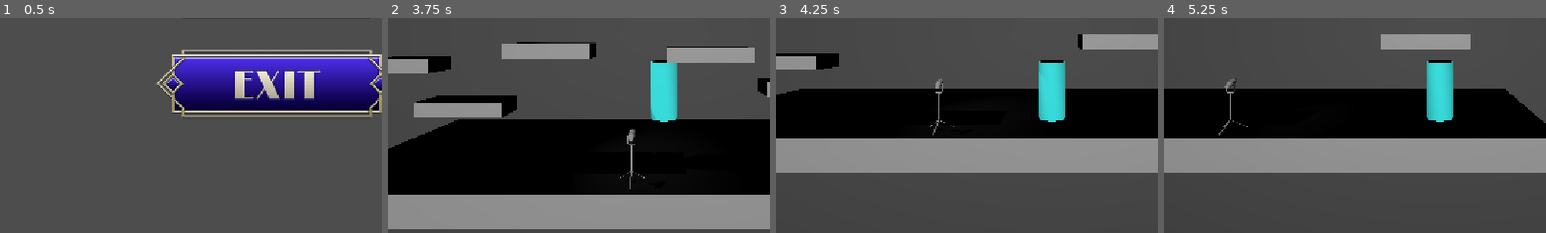
Above: before the commit, frames 1-4 (left to right).
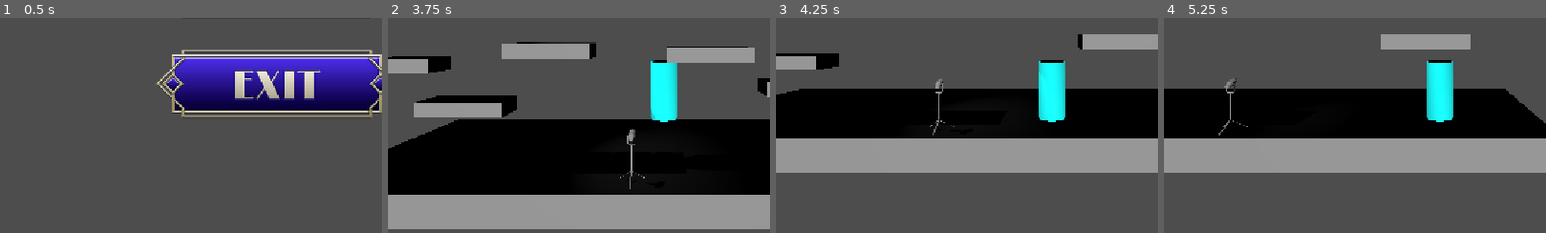
Above: after the commit, the same moments.

Repository: JoesRealAccount/ggj_2026
Game: Godot game, scene res://scenes/main_screen.tscn
Same seed, same stepped clock (60 frames per second), same inputs: the game is played once before the commit and once after it.
Inputs (mouse positions are % of the whole screen's width and height, from its top left):
- Up to frame 1 (0.5 s): no input
- Up to frame 2 (3.75 s): click (50, 38) at 0.5 s; tap Enter (switch_mask) at 1.25, 2.1 s; hold D (move_right) 1.28-2.03 s; hold Enter (switch_mask) 1.28-2.03 s; tap W (jump) at 1.52, 2.27 s; hold Escape (back_to_menu) 2.03-2.75 s; click (50, 38) at 2.75 s; tap Space at 3.5 s; hold D (move_right) from 3.53 s (still down); hold Enter (switch_mask) from 3.53 s (still down)
- Up to frame 3 (4.25 s): keep holding D (move_right); keep holding Enter (switch_mask)
- Up to frame 4 (5.25 s): release Enter (switch_mask) at 4.28 s; tap Enter (switch_mask) at 4.35 s; tap W (jump) at 4.52 s; release D (move_right) at 5.03 s; hold A (move_left) from 5.03 s (still down); hold Enter (switch_mask) from 5.03 s (still down)
The pictures show only the part of the screen within x 14-64%, y 46-96%; the shares and areas given below are measured in that part.

Frame 1 is identical in both runs. In frame 2, 1.9% of the frame differs, in the area x 68-76%, y 20-49%; in frame 3, 1.9%; in frame 4, 1.9%.
Error before the commit: Invalid access to property or key 'current_overlay' on a base object of type 'Nil'. (res://mask_manager.gd:7)

Commit message:
fixing the shader so the grayscale works

Diff:
--- a/scenes/main_level.tscn
+++ b/scenes/main_level.tscn
@@ -126,5 +126,8 @@
 transform = Transform3D(-0.99999994, 0, -8.742277e-08, 0, 1, 0, 8.742277e-08, 0, -0.99999994, 0, 0, 1.3)
 mesh = ExtResource("5_5fr2l")
 
-[node name="MaskManager" type="Node" parent="." unique_id=1255905369]
+[node name="MaskManager" type="Node" parent="." unique_id=1255905369 node_paths=PackedStringArray("shader_overlay_manager")]
 script = ExtResource("6_2sb77")
+shader_overlay_manager = NodePath("../Player/Camera3D/CanvasLayer/ColorRect")
+
+[editable path="Player"]
--- a/shaders/shader_manager.gd
+++ b/shaders/shader_manager.gd
@@ -8,7 +8,6 @@
 
 @export var depression_overlay_color: Color = Color.BLACK
 
-var active_overlay_color = Color(0.0, 0.0, 1.0, 0.0)
 
 @export_group("Depressive Overlay Effect parameters")
 @export_range(0.0, 1.0) var min_corner_effect_strengh = 0.1
@@ -18,14 +17,20 @@
 @export var time_to_fully_apply_effect: float = 20.0
 
 
+var active_overlay_color = Color(0.0, 0.0, 1.0, 0.0)
+
 var current_overlay: overlay_types:
 	set(new_overlay):
+		_kill_all_current_tweens()
+		current_overlay = new_overlay
 		if new_overlay == overlay_types.DEPRESSION:
 			_set_overlay_strengh(min_corner_effect_strengh, min_grayscale_effect_strengh, 0)
-			_set_overlay_strengh(max_corner_effect_strengh, min_corner_effect_strengh, time_to_fully_apply_effect)
+			_set_overlay_strengh(max_corner_effect_strengh, max_grayscale_effect_strengh, time_to_fully_apply_effect)
 		else:
 			_set_overlay_strengh(0.0, 0.0, 0.0)
 		return new_overlay
+
+var _current_tweens:Array[Tween]
 
 enum overlay_types{
 	DEPRESSION,
@@ -36,9 +41,18 @@
 	_screen_overlay_rect.color = active_overlay_color
 	current_overlay = overlay_types.DEPRESSION
 
+func _kill_all_current_tweens():
+	for tween: Tween in _current_tweens:
+		tween.kill()
+	_current_tweens.clear()
+
 func _tween_to_newscale(new_color: Color, corner_effect_strengh: float, tween_time_sec: float):
-	get_tree().create_tween().tween_property(_screen_overlay_rect, "color", new_color, tween_time_sec)
-	get_tree().create_tween().tween_property(_screen_overlay_rect.material, "shader_parameter/edge_intensity", corner_effect_strengh, tween_time_sec)
+	var tween1: Tween = create_tween()
+	tween1.tween_property(_screen_overlay_rect, "color", new_color, tween_time_sec)
+	var tween2: Tween = create_tween()
+	tween2.tween_property(_screen_overlay_rect.material, "shader_parameter/edge_intensity", corner_effect_strengh, tween_time_sec)
+	_current_tweens.append(tween1)
+	_current_tweens.append(tween2)
 
 func _set_overlay_strengh(corner_strengh: float, grayscale_strengh: float, delay_time: float):
 	if current_overlay == overlay_types.DEPRESSION:
